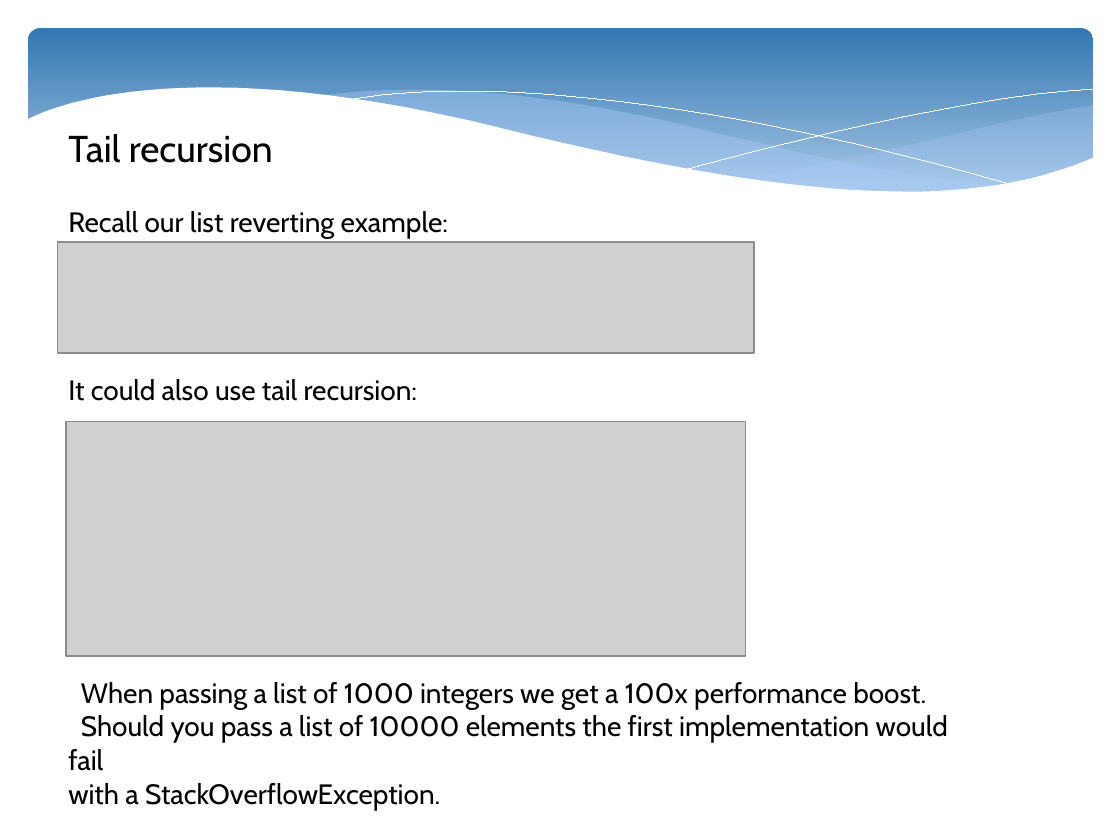
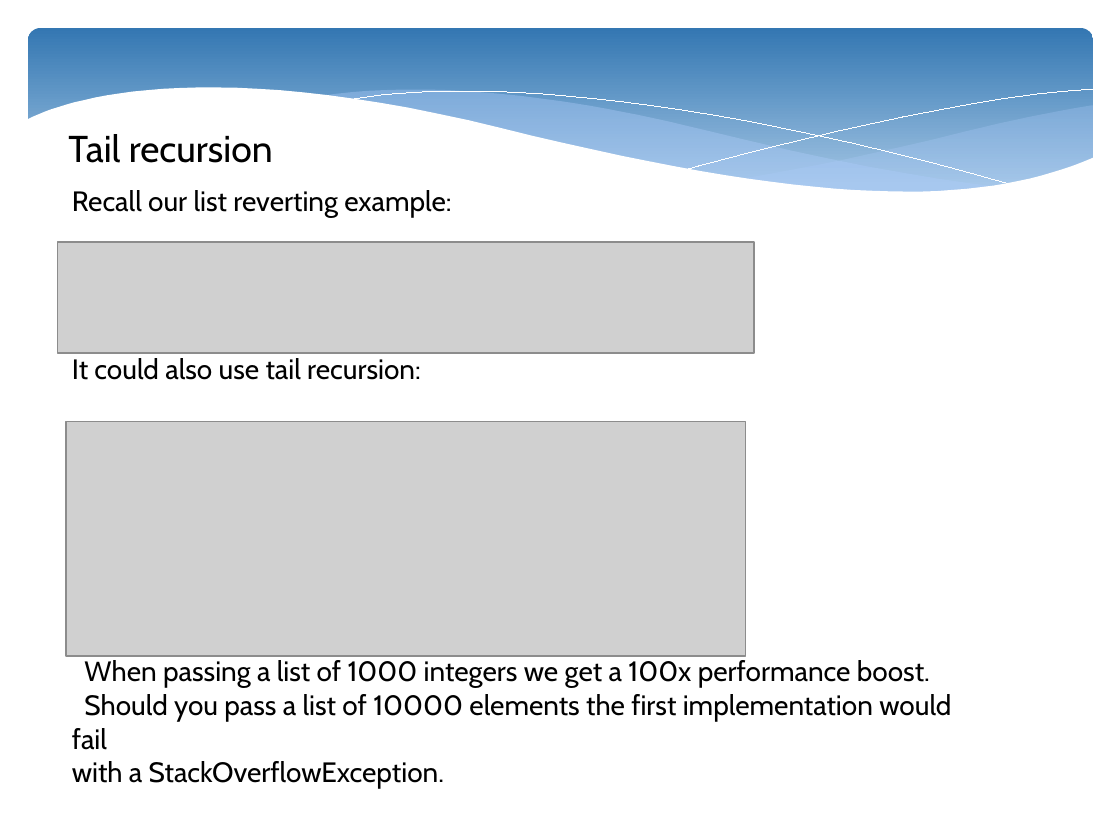
Before and after one commit to nestorsokil/scala-sandbox, a slide deck: slide 10 of FP.pptx. Drawn at 1120x840 pixels with LibreOffice and Linux fonts; fonts in the diff are those of the drawing; grey boxes stand for pictures. Boxes give left, top, right and bottom in pixels: in the first picture for what was removed or moved away, otherwise in the second. Text is boxed around its words. In the diff, an @@ line names an element or a change of style, - is before the commit and + after.

```diff
--- a/FP.pptx
+++ b/FP.pptx
@@ text "Recall our list reverting example:": place and size @@
-text "Recall our list reverting example:" at (68,211,948,810)
+text "Recall our list reverting example:" at (72,190,951,789)
```
Also in this commit, not shown: 6 other slides changed, 6 slides added, 3 slides removed.
